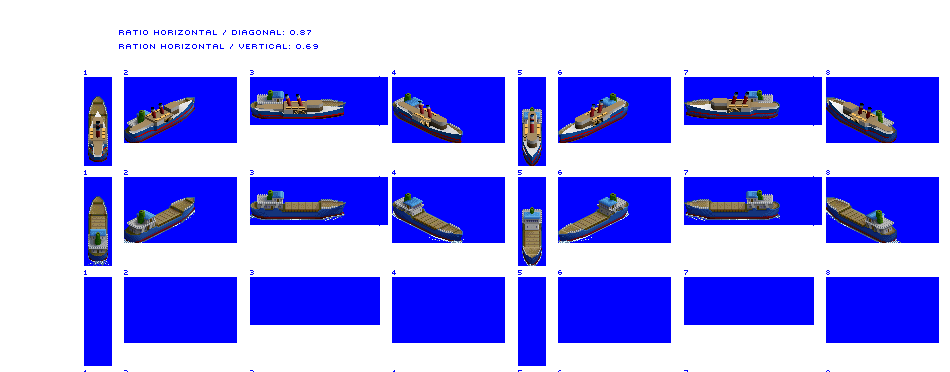
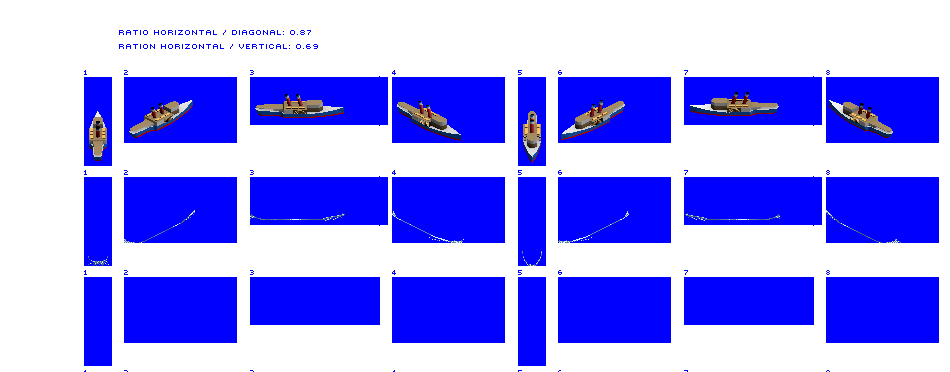
Before/after of a w=950, h=372 layered artwork. What changed in the layer stack:
hid "Layer 1 copy" over (88, 90, 897, 265)
